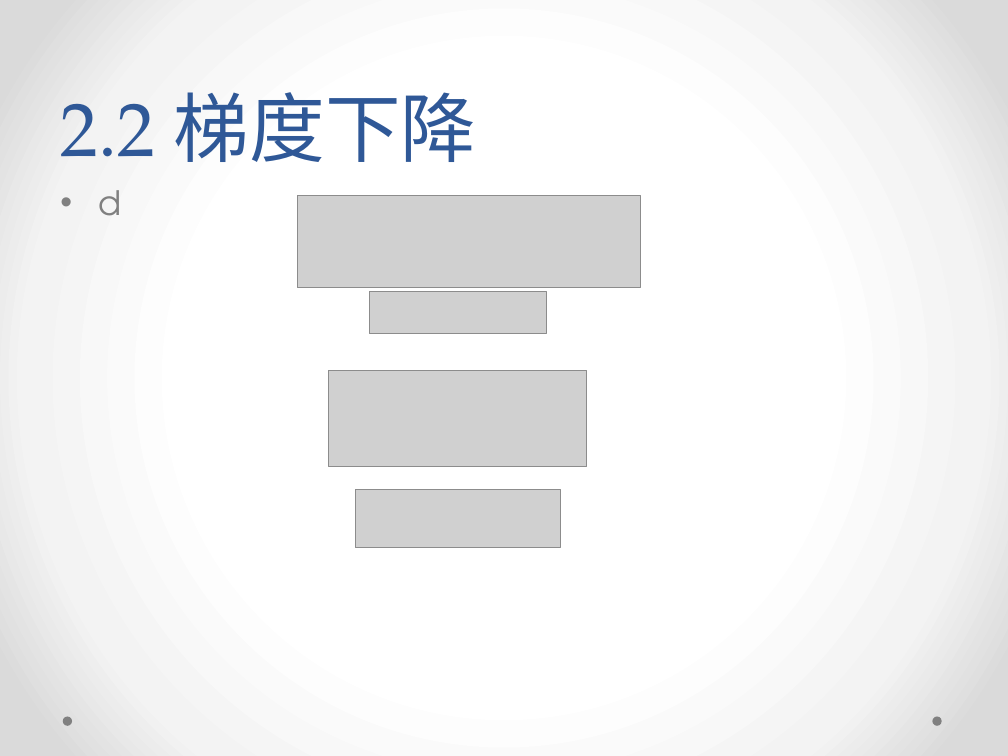
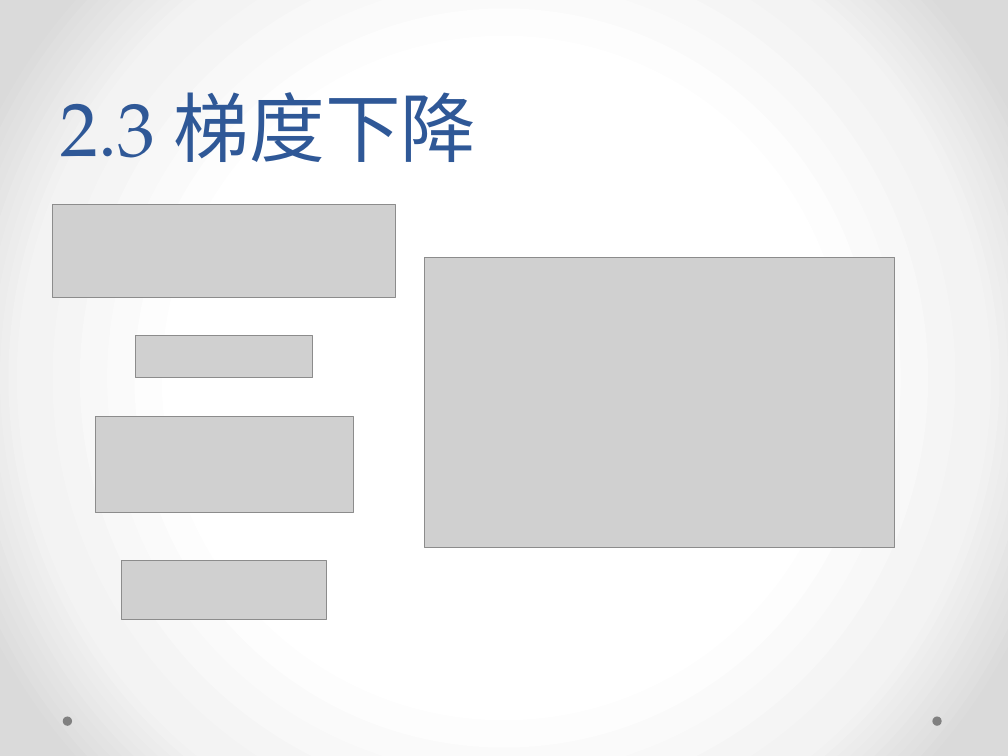
Before and after one commit to yish0000/neuralnetwork, a slide deck: slide 23 of 深度学习数学原理初探.pptx (slide 22 before the commit). Drawn at 1008x756 pixels with LibreOffice and Linux fonts; fonts in the diff are those of the drawing; grey boxes stand for pictures; background and template pictures are left out. Boxes give left, top, right and bottom in pixels: in the first picture for what was removed or moved away, otherwise in the second. Text is boxed around its words. In the diff, an @@ line names an element or a change of style, - is before the commit and + after.

```diff
--- a/深度学习数学原理初探.pptx
+++ b/深度学习数学原理初探.pptx
@@ title at [60,92,476,162]: text changed @@
-2.2 梯度下降
+2.3 梯度下降
@@ picture: place and size @@
-picture at [297,196,641,288]
+picture at [52,205,396,297]
@@ text removed at [98,190,121,216] @@
-• d
@@ picture added at [424,257,895,548] @@
@@ picture: place and size @@
-picture at [369,291,546,334]
+picture at [135,336,312,378]
@@ picture: place and size @@
-picture at [329,370,587,467]
+picture at [95,416,353,513]
@@ picture: place and size @@
-picture at [356,489,560,547]
+picture at [122,560,327,619]
```
Also in this commit, not shown: 15 other slides changed, 1 slide added.
